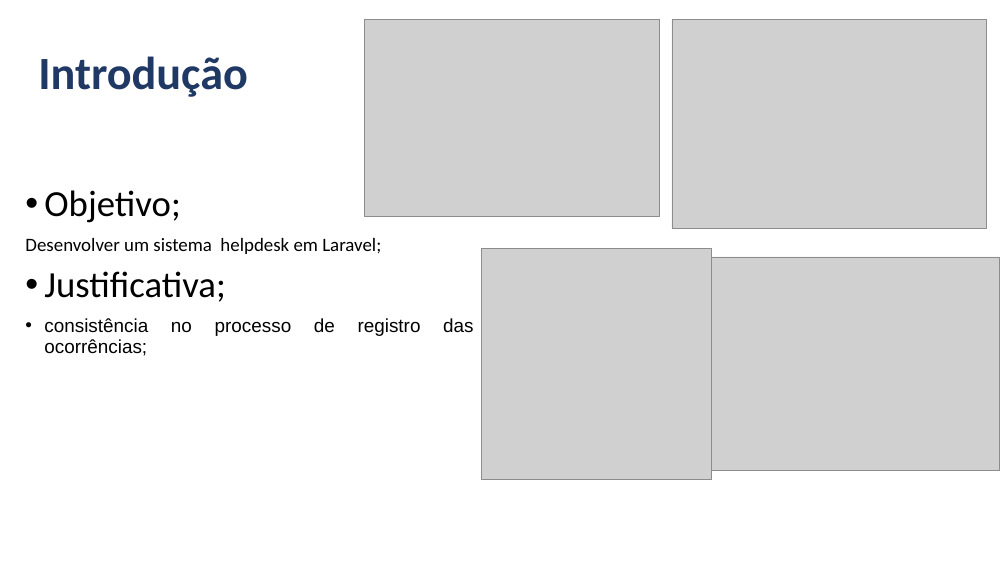
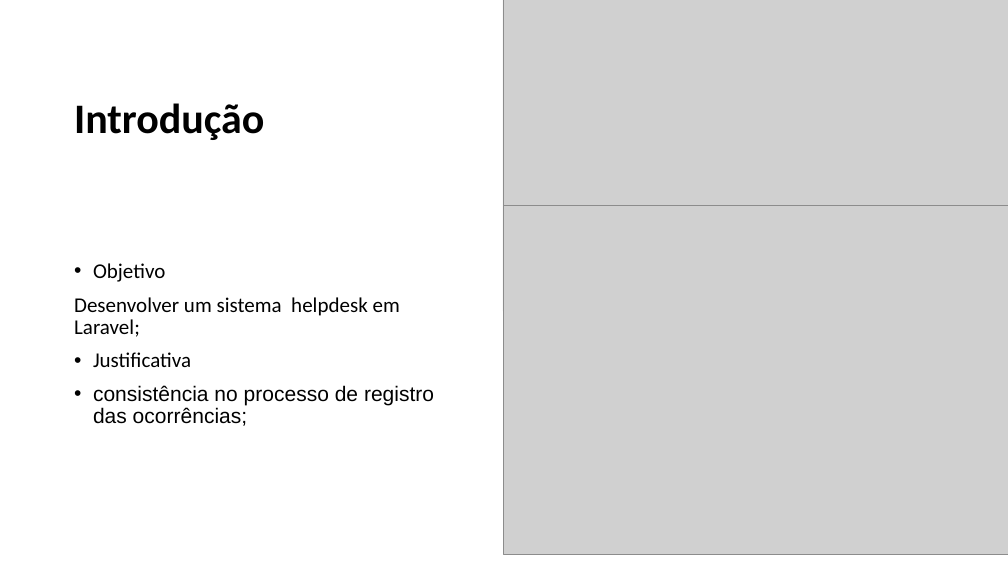
Before and after one commit to deivid-afonso/helpedesk7new, a slide deck: slide 2 of Documentacao/apresentacao tcc.pptx. Drawn at 1008x567 pixels with LibreOffice and Linux fonts; fonts in the diff are those of the drawing; grey boxes stand for pictures; background and template pictures are left out. Boxes give left, top, right and bottom in pixels: in the first picture for what was removed or moved away, otherwise in the second. Text is boxed around its words. In the diff, an @@ line names an element or a change of style, - is before the commit and + after.

```diff
--- a/Documentacao/apresentacao tcc.pptx
+++ b/Documentacao/apresentacao tcc.pptx
@@ picture removed at (364, 19, 660, 216) @@
@@ picture: place and size @@
-picture at (482, 248, 712, 479)
+picture at (503, 0, 1008, 312)
@@ picture removed at (672, 19, 987, 228) @@
@@ title "Introdução": place and size @@
-title "Introdução" at (38, 56, 247, 97)
+title "Introdução" at (74, 103, 264, 140)
@@ title "Introdução" at (74, 103, 264, 140): size 44 to 40 pt, text colour #203864 to #000000 @@
@@ text "Objetivo": place and size @@
-text "Objetivo" at (25, 190, 473, 336)
+text "Objetivo" at (74, 263, 434, 426)
@@ text "Objetivo" at (74, 263, 434, 426): vertical alignment top to middle @@
@@ picture: place and size @@
-picture at (712, 257, 1000, 471)
+picture at (504, 206, 1008, 554)
@@ text at (93, 263, 165, 282): text changed; size 35 to 20 pt @@
-• Objetivo;
+• Objetivo
@@ text at (74, 297, 434, 426): size 18 to 20 pt in "Desenvolver um sistema helpdesk em Laravel;", "consistência no processo de registro das ocorrências;"; alignment justified to left @@
@@ text at (93, 352, 191, 367): text changed; size 35 to 20 pt @@
-• Justificativa;
+• Justificativa
```
Also in this commit, not shown: 1 other slide changed, 4 slides added, 2 slides removed, 6 other files.
